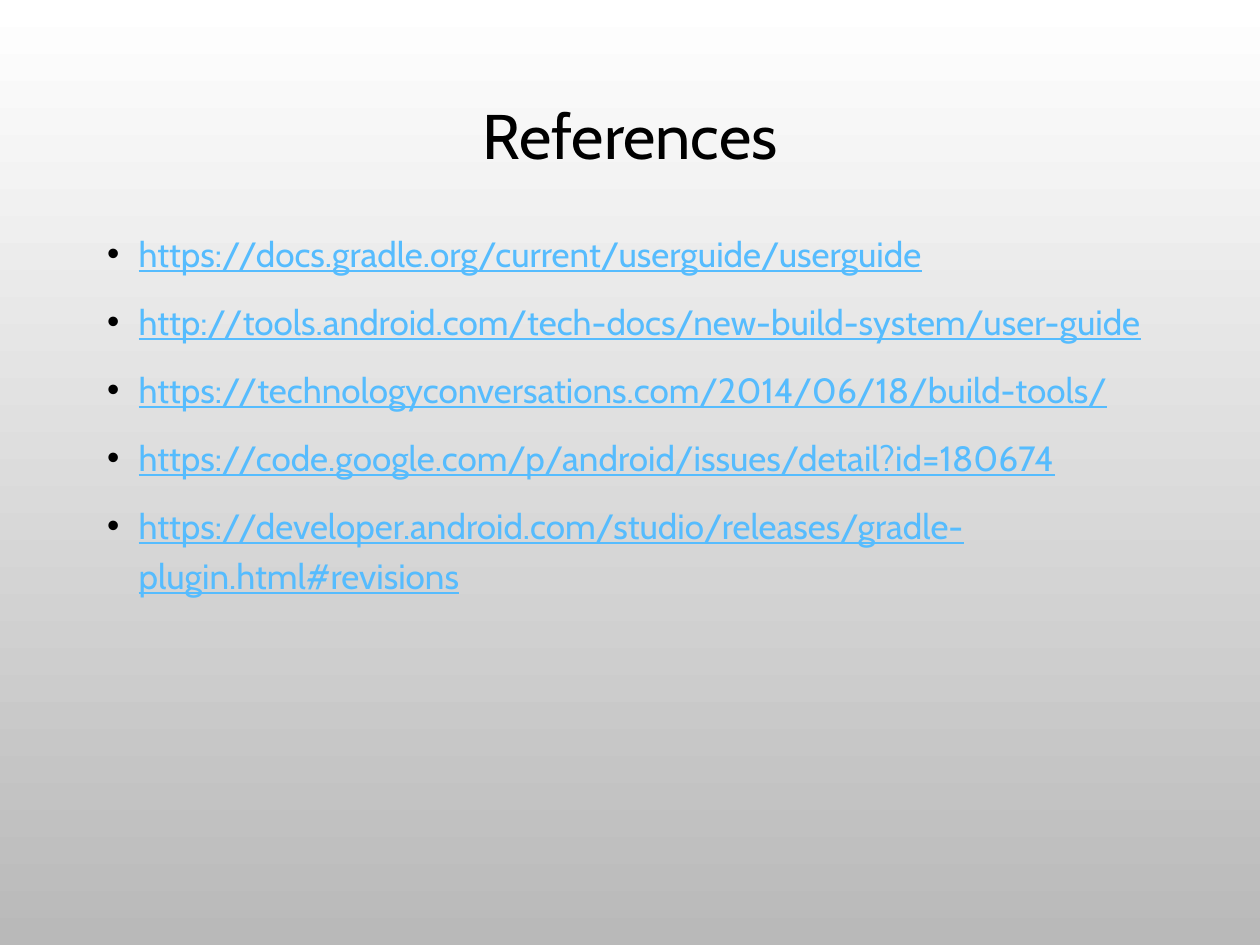
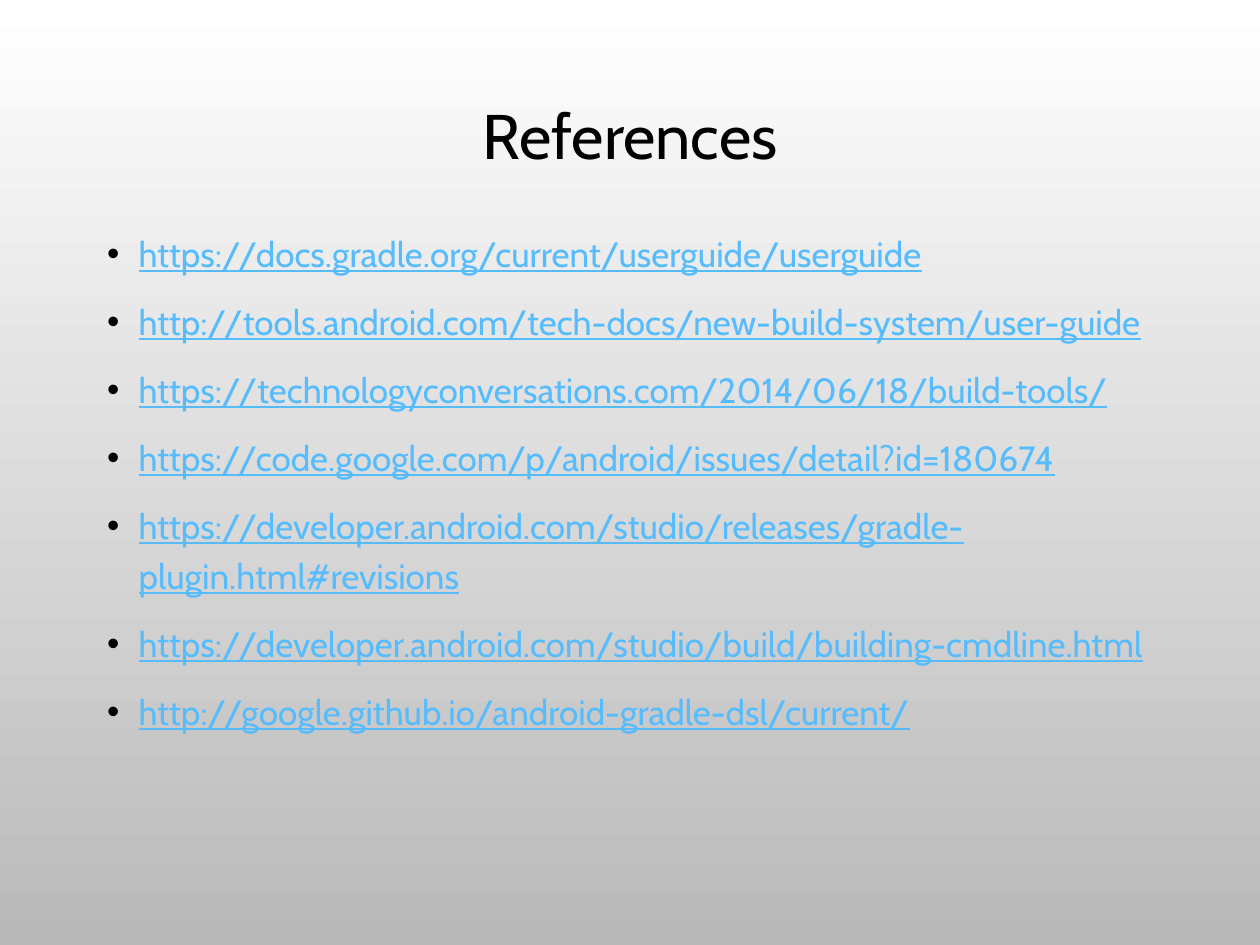
Before and after one commit to JohnDannl/HelloGradle, a slide deck: slide 17 of Gradle.pptx (slide 16 before the commit). Drawn at 1260x945 pixels with LibreOffice and Linux fonts; fonts in the diff are those of the drawing; background and template pictures are left out. Boxes give left, top, right and bottom in pixels: in the first picture for what was removed or moved away, otherwise in the second. Text is boxed around its words. In the diff, an @@ line names an element or a change of style, - is before the commit and + after.

Commit message:
add productFlavor,dependencies,BuildConfig config usage

```diff
--- a/Gradle.pptx
+++ b/Gradle.pptx
@@ text at [139,631,1143,734]: paragraphs added @@
+• https://developer.android.com/studio/build/building-cmdline.html
+• http://google.github.io/android-gradle-dsl/current/
```
Also in this commit, not shown: 3 other slides changed, 3 slides added, 2 slides removed, 8 other files.
